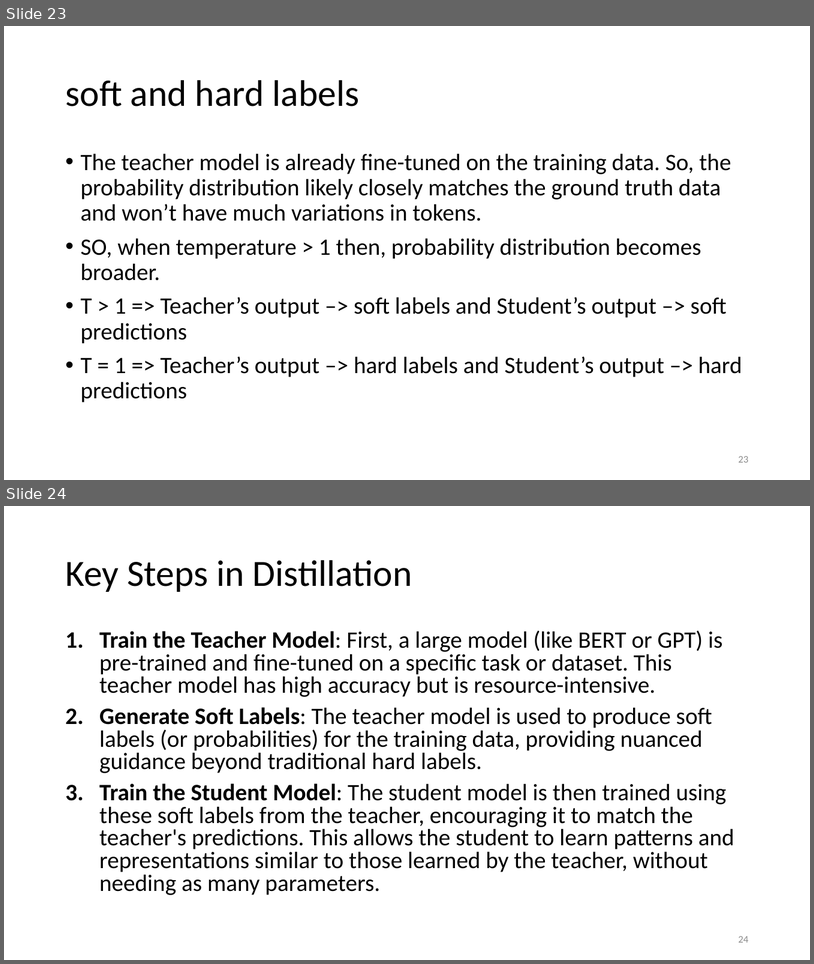
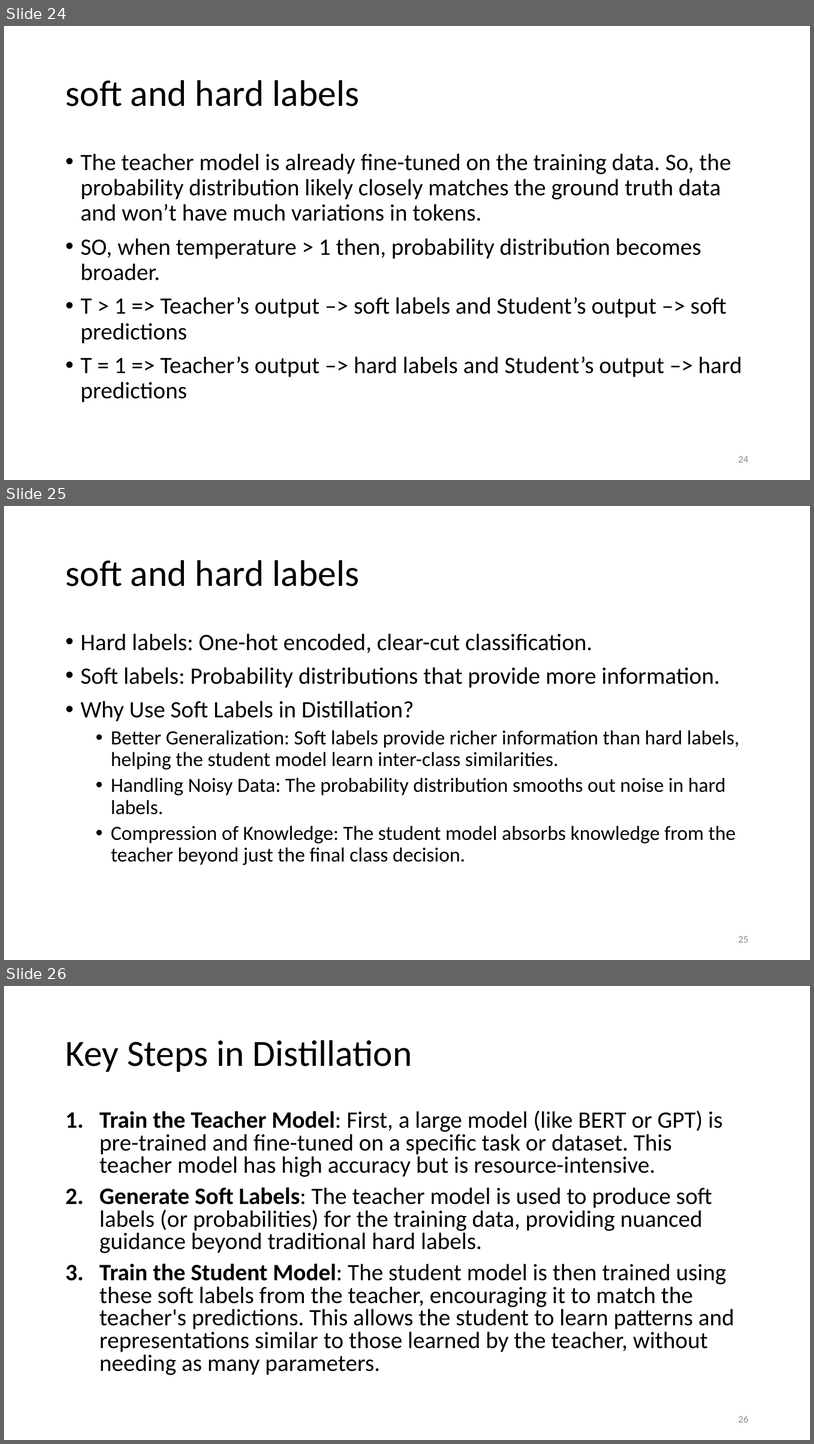
Before and after one commit to motazsaad/NLP-Theresa, a slide deck: slides/LLMs/08 Transfer learning (finetunning).pptx. Shown one above the other, each under a label of ours: slides 23 and 24 before the commit, slides 24, 25 and 26 after it. The pictures are 814x964 and 814x1444 pixels, drawn with LibreOffice and Linux fonts; fonts in the diff are those of the drawing. Boxes give left, top, right and bottom in pixels: in the first picture for what was removed or moved away, otherwise in the second. Text is boxed around its words. In the diff, an @@ line names an element or a change of style, - is before the commit and + after.

```diff
--- a/slides/LLMs/08 Transfer learning (finetunning).pptx
+++ b/slides/LLMs/08 Transfer learning (finetunning).pptx
@@ slide 25 added at <box>4,506,810,960</box>, background #FFFFFF @@
@@ title added at <box>65,560,360,586</box>, 44 pt, text #000000 @@
+soft and hard labels
@@ text added at <box>81,633,740,865</box>, 24 pt, text #000000 @@
+• Hard labels: One-hot encoded, clear-cut classification.
+• Soft labels: Probability distributions that provide more information.
+• Why Use Soft Labels in Distillation?
+  • Better Generalization: Soft labels provide richer information than hard labels, helping the student model learn inter-class similarities.
+  • Handling Noisy Data: The probability distribution smooths out noise in hard labels.
+  • Compression of Knowledge: The student model absorbs knowledge from the teacher beyond just the final class decision.
@@ page number added at <box>738,936,749,942</box>, 12 pt, text #8C8C8C @@
+25
@@ what was slide 23 is now slide 24 @@
@@ page number at <box>738,456,749,462</box>: text changed @@
-23
+24
@@ what was slide 24 is now slide 26 @@
@@ page number at <box>738,1416,749,1422</box>: text changed @@
-24
+26
```
Also in this commit, not shown: 6 slides changed, 1 other slide added, 1 other file.
